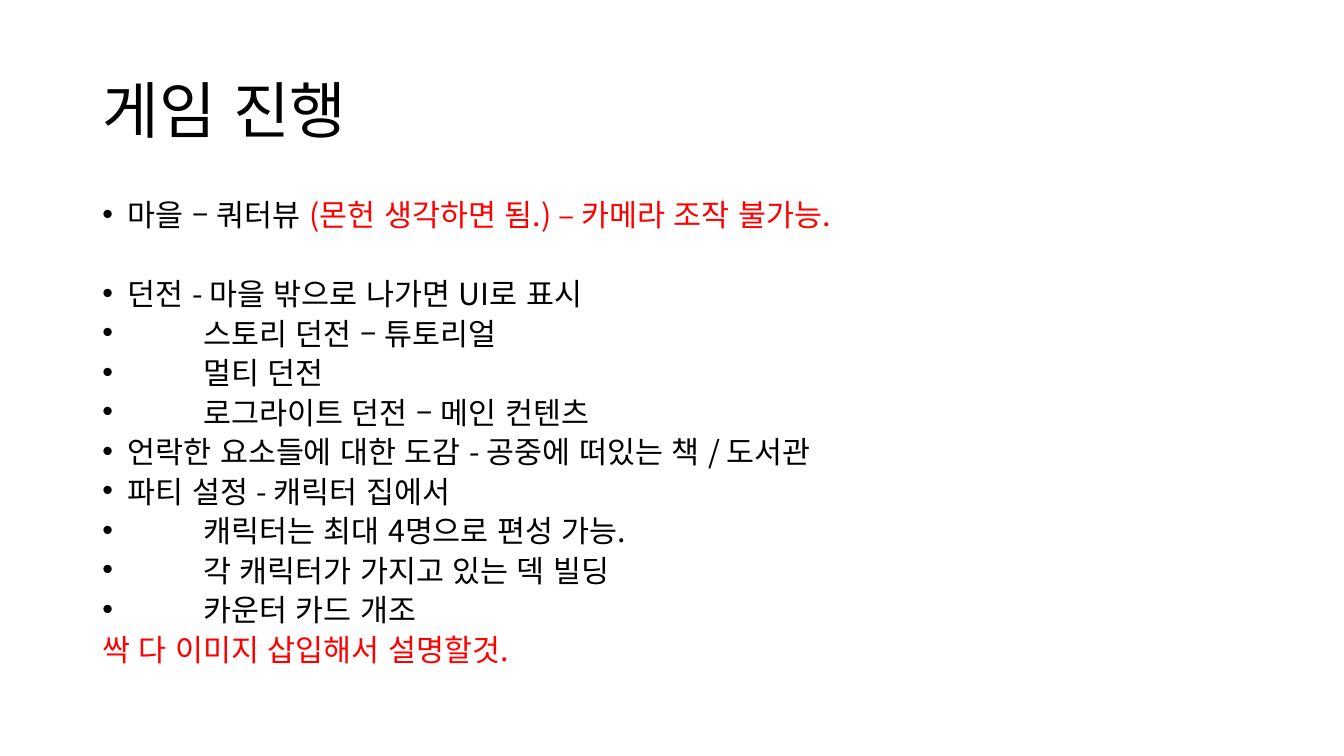
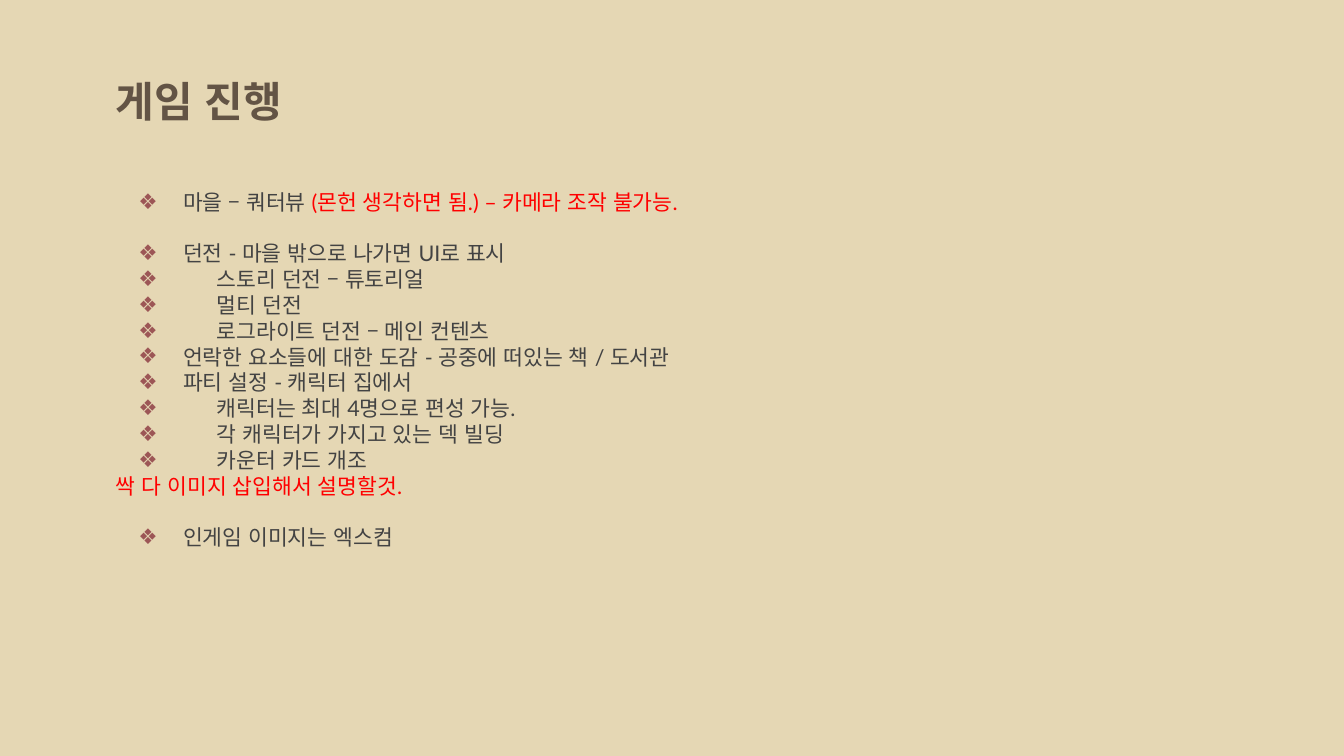
Before and after one commit to Mongzzi/18TUK_GW, a slide deck: slide 8 of Doc/04_제안서/제안서 초안.pptx (slide 7 before the commit). Drawn at 1344x756 pixels with LibreOffice and Linux fonts; fonts in the diff are those of the drawing; background and template pictures are left out. Boxes give left, top, right and bottom in pixels: in the first picture for what was removed or moved away, otherwise in the second. Text is boxed around its words. In the diff, an @@ line names an element or a change of style, - is before the commit and + after.

```diff
--- a/Doc/04_제안서/제안서 초안.pptx
+++ b/Doc/04_제안서/제안서 초안.pptx
@@ background #FFFFFF to picture (left out) @@
@@ title "게임 진행": place and size @@
-title "게임 진행" at box(102, 82, 346, 138)
+title "게임 진행" at box(116, 82, 282, 121)
@@ title "게임 진행" at box(116, 82, 282, 121): size 44 to 30 pt, font Noto Sans CJK KR to TeX Gyre Schola, text colour #000000 to #635445, bold on; line spacing 0.9 to 1; vertical alignment middle to top @@
@@ text "마을 – 쿼터뷰 (몬헌 생각하면 ...": place and size @@
-text "마을 – 쿼터뷰 (몬헌 생각하면 ..." at box(102, 201, 830, 664)
+text "마을 – 쿼터뷰 (몬헌 생각하면 ..." at box(116, 192, 678, 547)
@@ text at box(116, 192, 678, 496): size 21.7 to 15.3 pt, font Noto Sans CJK KR to Lato; text colour #000000 to #434343 in "마을 – 쿼터뷰", "던전 - 마을 밖으로 나가면 UI로 표시", "스토리 던전 – 튜토리얼", "멀티 던전" and 6 more places; bullet • to ❖; line spacing 0.7 to 1; less space between paragraphs @@
@@ text at box(183, 527, 393, 547): paragraph added @@
+❖ 인게임 이미지는 엑스컴
```
Also in this commit, not shown: 15 other slides changed, 3 slides added, 4 slides removed.
